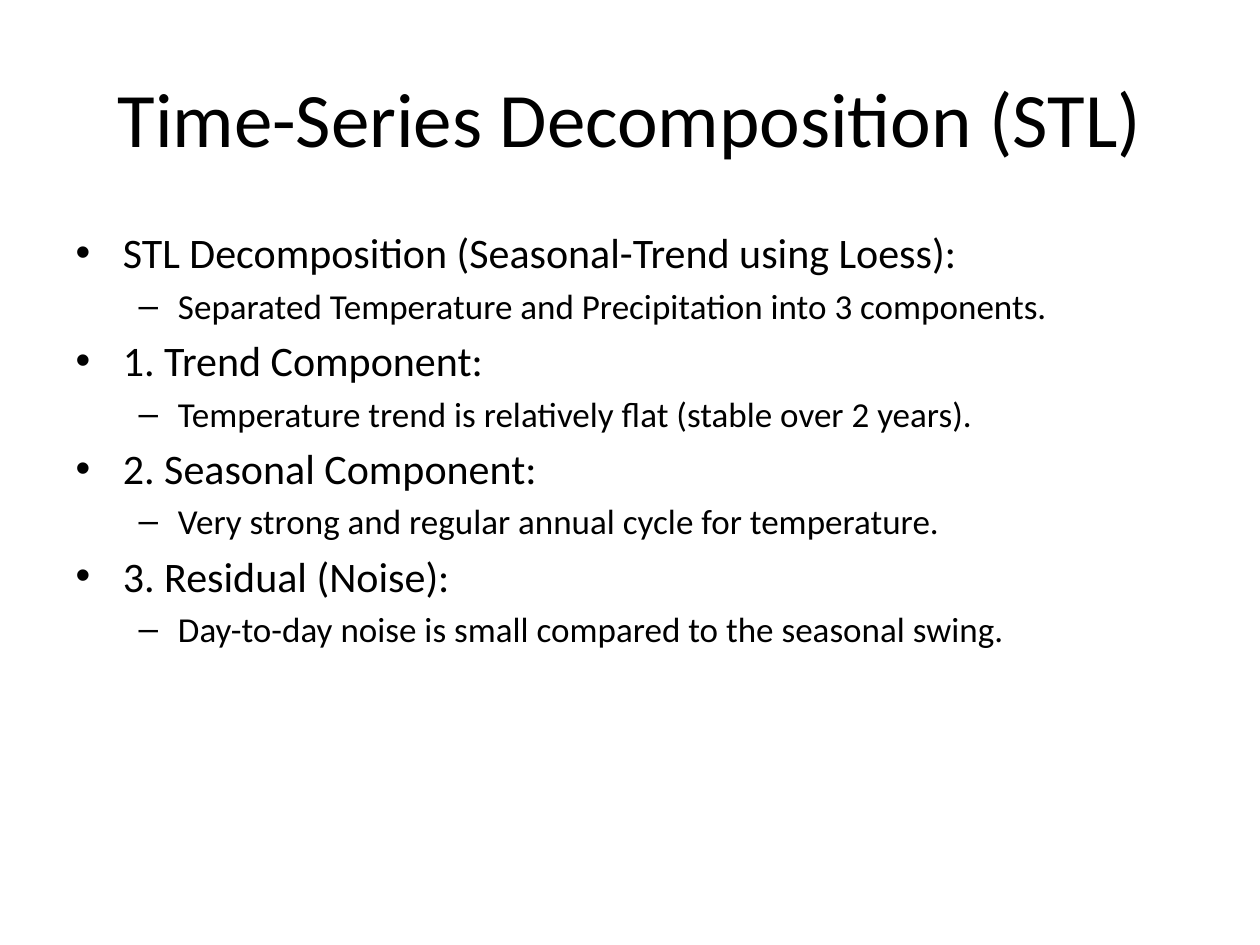
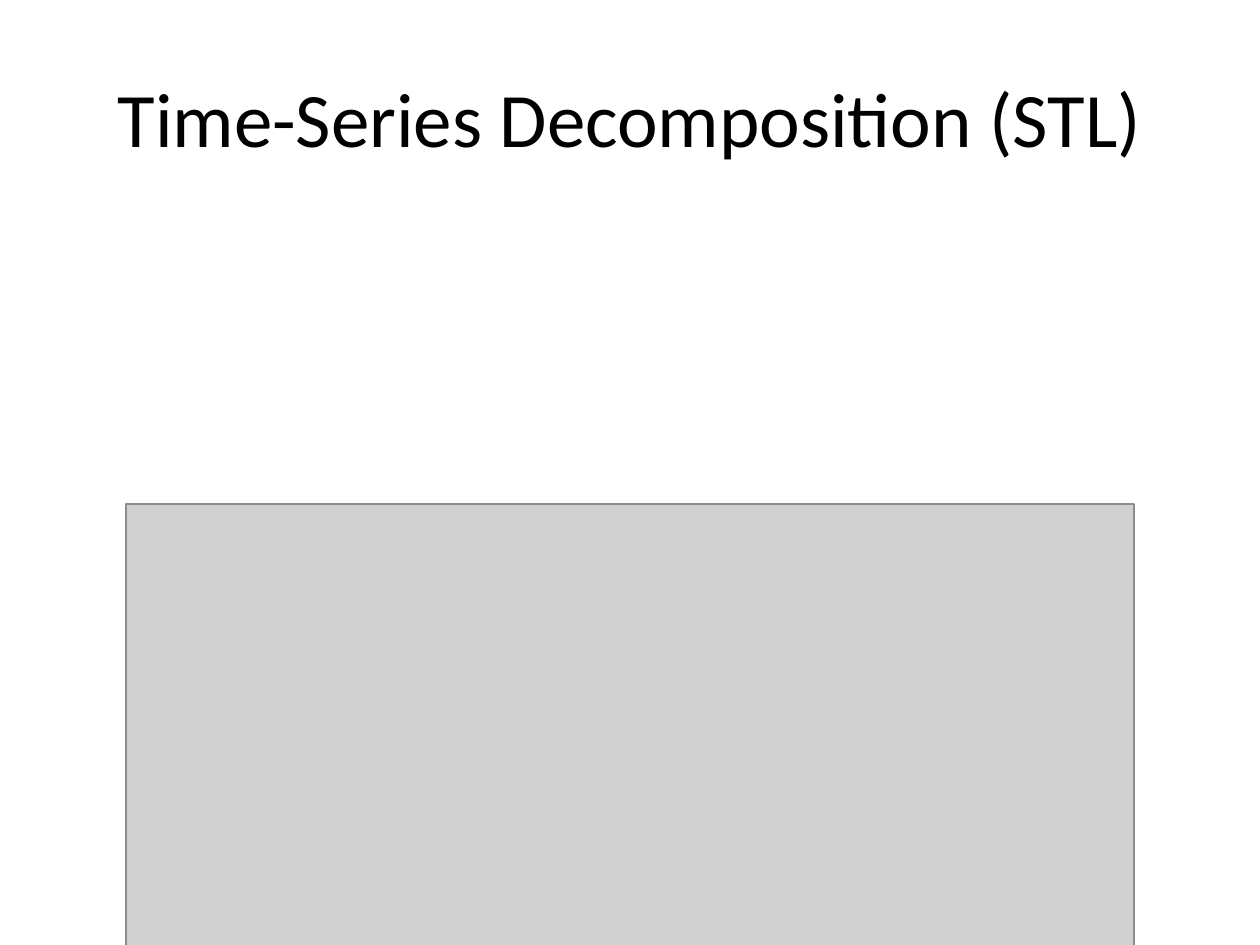
Before and after one commit to ToqaGhozlan/Machine_Learning_Summer_Intern_R5, a slide deck: slide 7 of ahmed essam tasks/task4/Task4_Presentation.pptx. Drawn at 1260x945 pixels with LibreOffice and Linux fonts; fonts in the diff are those of the drawing; grey boxes stand for pictures. Boxes give left, top, right and bottom in pixels: in the first picture for what was removed or moved away, otherwise in the second. Text is boxed around its words. In the diff, an @@ line names an element or a change of style, - is before the commit and + after.

```diff
--- a/ahmed essam tasks/task4/Task4_Presentation.pptx
+++ b/ahmed essam tasks/task4/Task4_Presentation.pptx
@@ text removed at [123, 237, 1046, 648] @@
-• STL Decomposition (Seasonal-Trend using Loess):
-  – Separated Temperature and Precipitation into 3 components.
-• 1. Trend Component:
-  – Temperature trend is relatively flat (stable over 2 years).
-• 2. Seasonal Component:
-  – Very strong and regular annual cycle for temperature.
-• 3. Residual (Noise):
-  – Day-to-day noise is small compared to the seasonal swing.
@@ picture added at [126, 504, 1134, 945] @@
```
Also in this commit, not shown: 3 other slides changed, 2 slides added, 2 slides removed.
